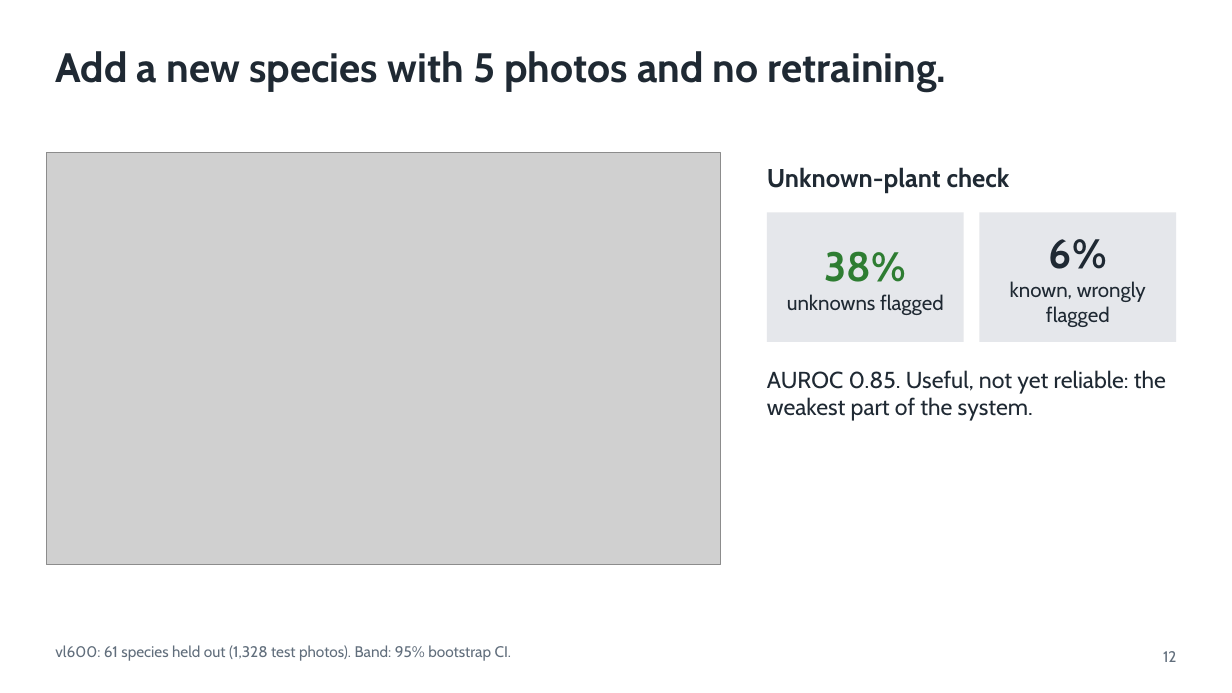
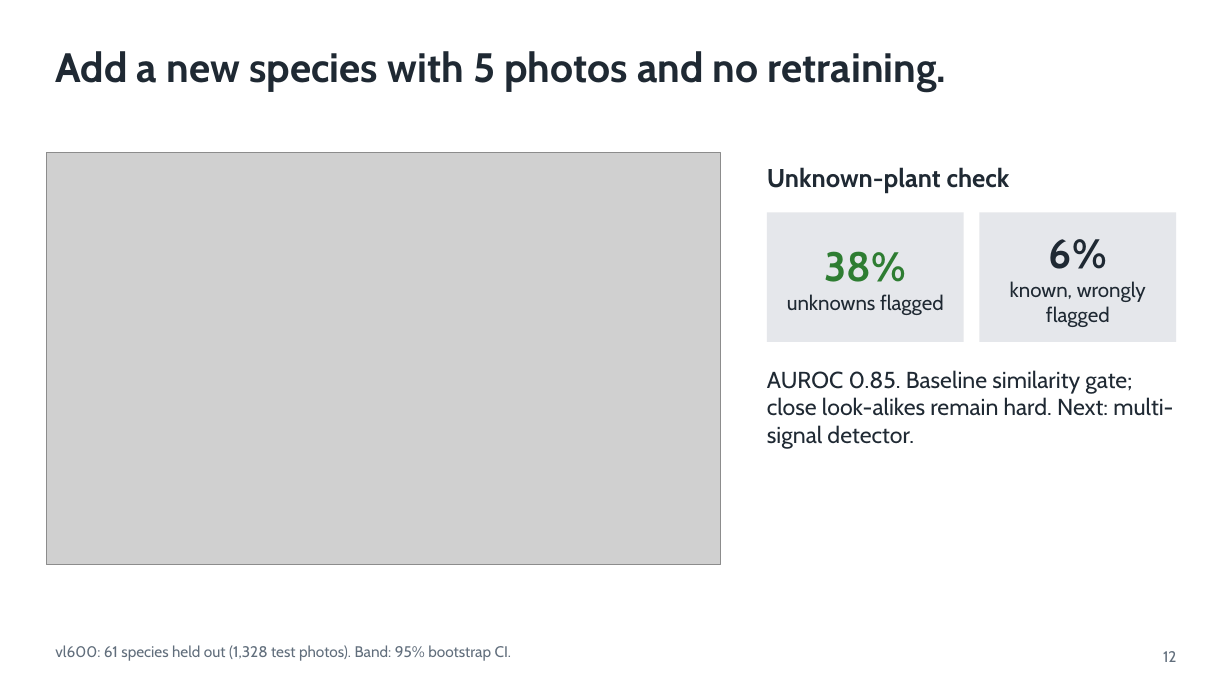
Before and after one commit to shadowBit01/Plant-Classifier-model, a slide deck: slide 12 of pitch/VanaLens.pptx. Drawn at 1232x693 pixels with LibreOffice and Linux fonts; fonts in the diff are those of the drawing; grey boxes stand for pictures. Boxes give left, top, right and bottom in pixels: in the first picture for what was removed or moved away, otherwise in the second. Text is boxed around its words. In the diff, an @@ line names an element or a change of style, - is before the commit and + after.

```diff
--- a/pitch/VanaLens.pptx
+++ b/pitch/VanaLens.pptx
@@ text at (x1=767, y1=370, x2=1173, y2=449): text changed @@
-AUROC 0.85. Useful, not yet reliable: the weakest part of the system.
+AUROC 0.85. Baseline similarity gate; close look-alikes remain hard. Next: multi-signal detector.
```
Also in this commit, not shown: 8 other slides changed, 17 other files.
